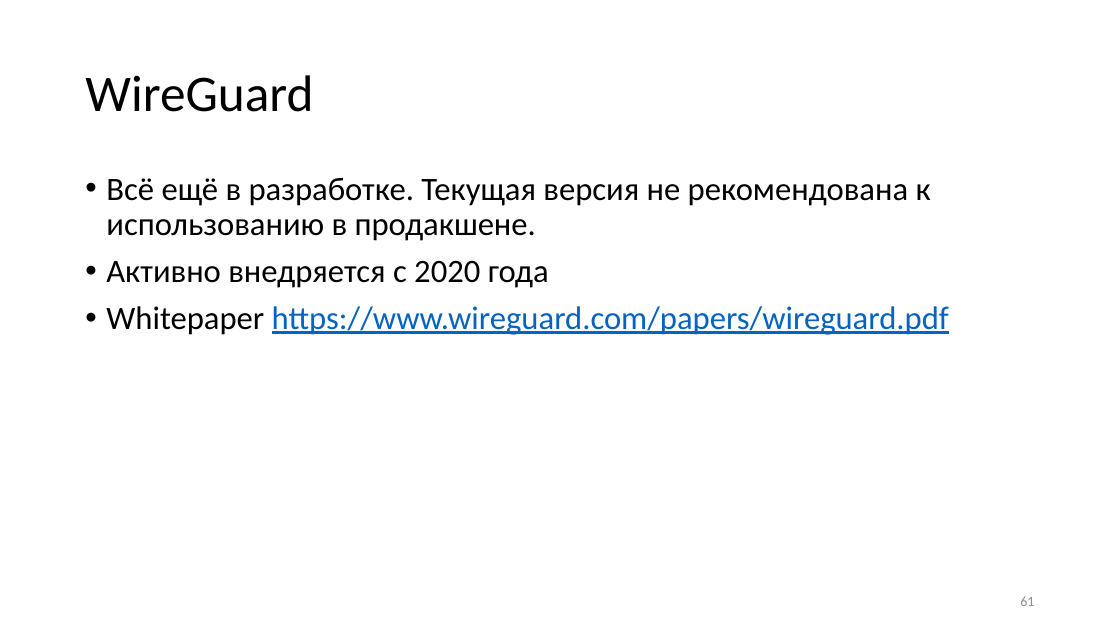
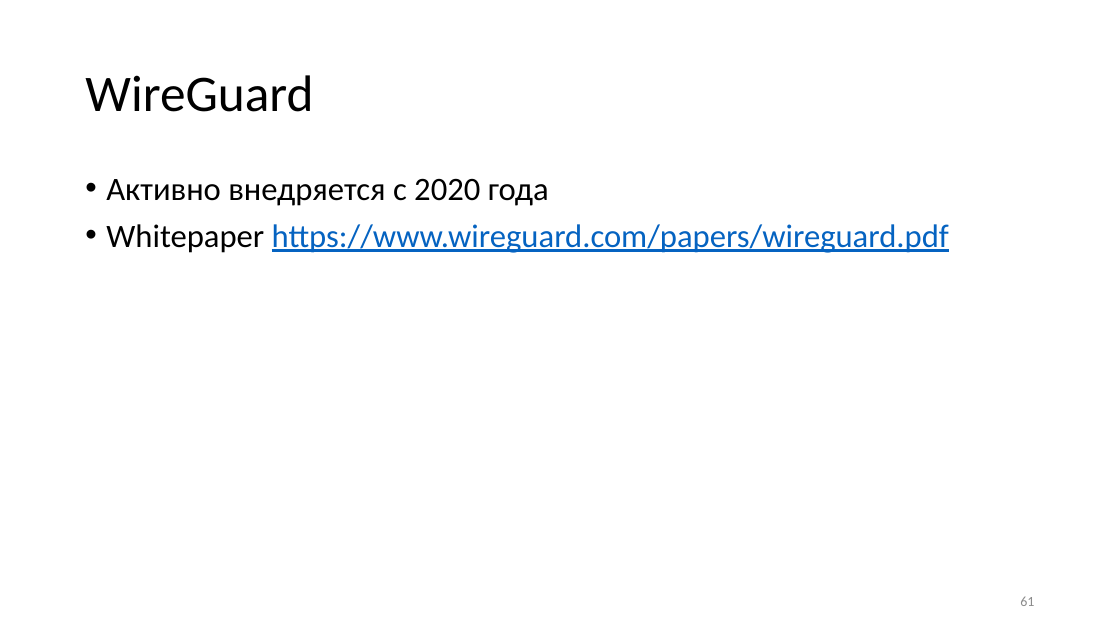
Before and after one commit to CryptoCourse/CryptoLectures, a slide deck: slide 61 of Lectures/Lecture0x2.pptx. Drawn at 1120x630 pixels with LibreOffice and Linux fonts; fonts in the diff are those of the drawing. Boxes give left, top, right and bottom in pixels: in the first picture for what was removed or moved away, otherwise in the second. Text is boxed around its words. In the diff, an @@ line names an element or a change of style, - is before the commit and + after.

```diff
--- a/Lectures/Lecture0x2.pptx
+++ b/Lectures/Lecture0x2.pptx
@@ text at (x1=106, y1=177, x2=931, y2=241): paragraph removed @@
-• Всё ещё в разработке. Текущая версия не рекомендована к использованию в продакшене.
```
Also in this commit, not shown: 9 other slides changed, 3 other files.
